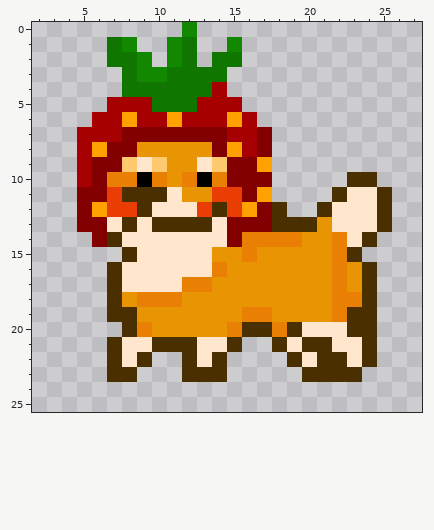
File history of a pixel-art sprite, src/main/resources/com/unidawgs/le5/clubdawgs/gacha/sprite_30.png. The picture above was drawn from the file before the commit.
The file is 320x320 pixels, drawn in blocks of 10x10; one block is one cell here. Shown: x 2..27, y 0..25.
After:
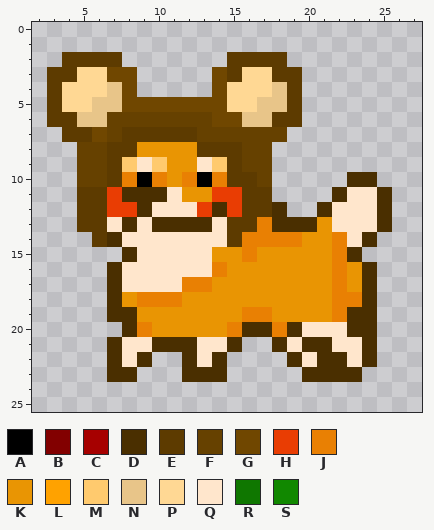
Palette (. is transparent): A #000000  B #820000  C #a60000  D #4a2f00  E #5d3b00  F #664100  G #704700  H #e93d03  J #e98003  K #e99503  L #ffa200  M #ffca6e  N #e8c589  P #ffd894  Q #ffe6cc  R #0f7700  S #118800
Edits made:
y 0: x 12 S -> .
y 1: x 7..8 RS -> ..; x 11..12 SR -> ..; x 15 S -> .
y 2: x 4..9 ...RRS -> EEEE..; x 11..12 SR -> ..; x 14..18 RR... -> .EEEE
y 3: x 3..19 .....RSSRRRR..... -> EEPPGG.....GEPPEE
y 4: x 3..19 .....RRRRRRC..... -> EPPPNG.....GPPPNE
y 5: x 3..19 ....CCCRRRCCC.... -> EPPNNGGGGGGGPPNNE
y 6: x 3..19 ...CCLCCLCCCLC... -> EENNFFFFFFFGGNNEE
y 7: x 4..18 .CCCBBBBBBBCCB. -> EEGFEEEEEFFFFFF
y 8: x 5..8 CLBB -> FFEE; x 13..17 KBLCB -> EEEFF
y 9: x 5..7 CBB -> FFE; x 15..17 BBL -> EFF
y 10: x 5..7 CBJ -> FFE; x 15..17 BBB -> EEF
y 11: x 5..6 BB -> EE; x 16..17 BL -> EE
y 12: x 5..6 BL -> EE; x 16..17 LB -> EE
y 13: x 5..6 BB -> EE; x 15..17 BBB -> EEJ
y 14: x 6 B -> E; x 15 B -> E
Changed places in both pictures, as pixel boxes (x1, y1, x2, y2):
changed: (47, 22, 302, 247)
